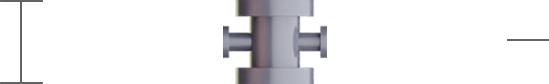
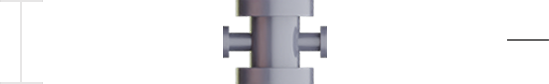
Layer changes from the first 549 x 84 image to the second:
renamed "Layer 1" to "height lines-light", moved it above "height lines", painted on it over (0, 0, 43, 84)
renamed "Layer 2" to "height lines", hid it, painted on it over (0, 0, 43, 84)
